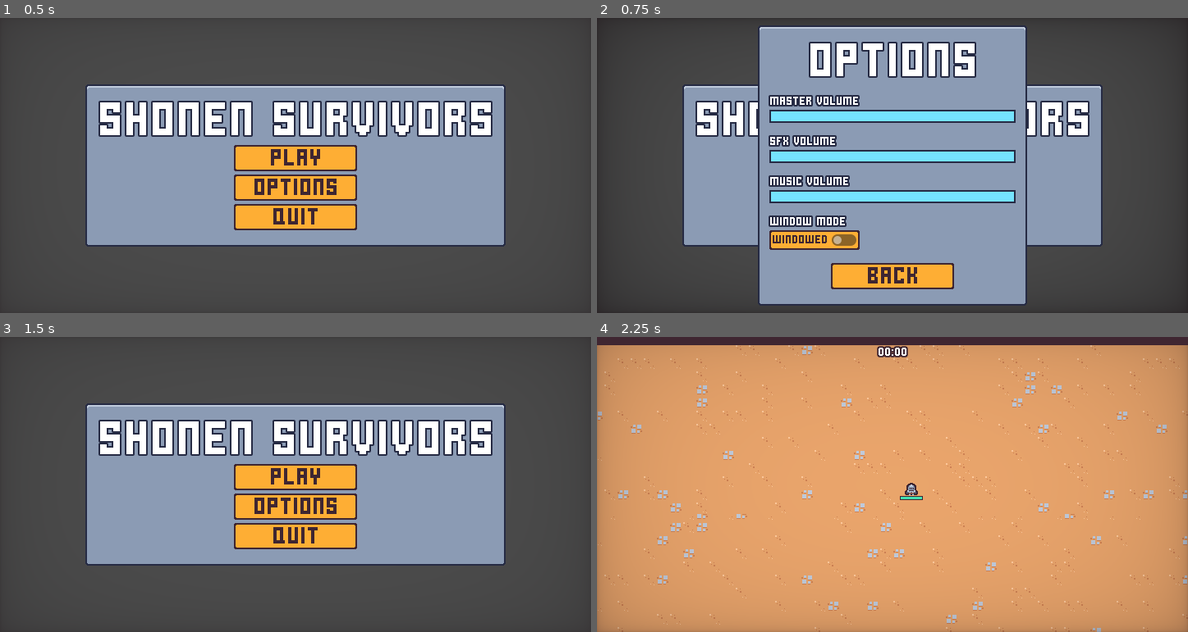
Above: before the commit, frames 1-4 (two rows, left to right).
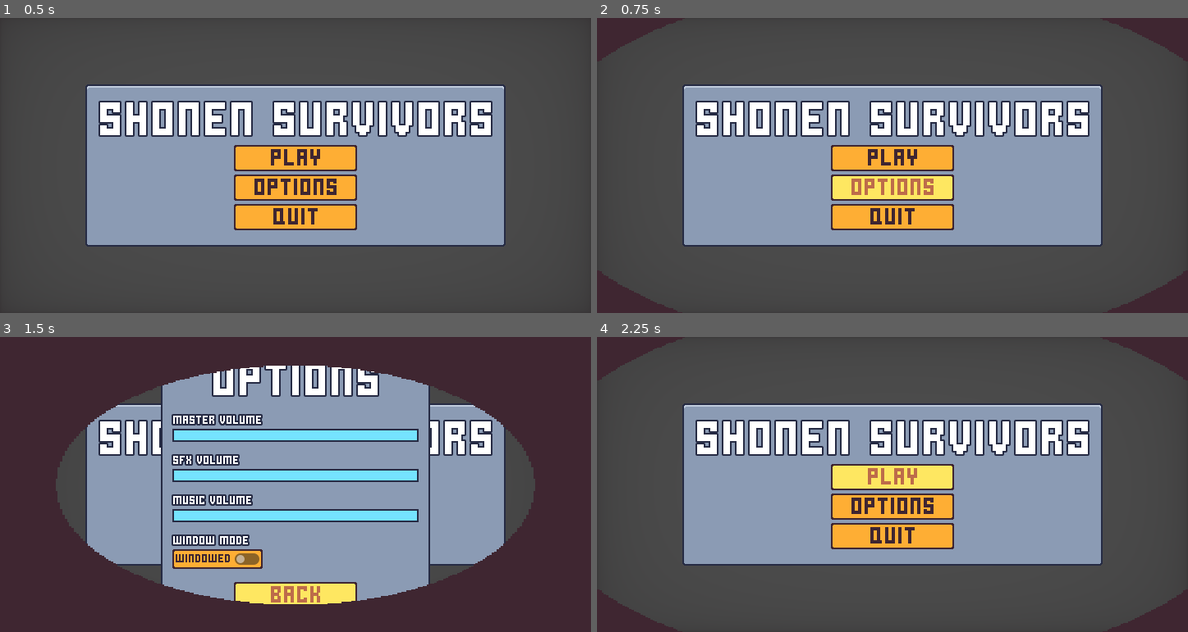
Above: after the commit, the same moments.

Repository: JustinWested/ShonenSurvivors
Game: Godot game, scene res://scenes/ui/main_menu.tscn
Two runs of this game, one before a commit and one after it. Both use one fixed random seed, a clock stepped at 60 frames per second and the inputs below.
Inputs:
- Up to frame 1 (0.5 s): no input
- Up to frame 2 (0.75 s): click "Options" at 0.5 s
- Up to frame 3 (1.5 s): click "Back" at 1.25 s
- Up to frame 4 (2.25 s): click "play" at 2 s

Frame 1 is identical in both runs. In frame 2, 33% of the frame differs, in the area x 27-73%, y 2-98%; in frame 3, 71%; in frame 4, 99%, in the area x 0-100%, y 0-100%.

Commit message:
Meta progression system and menu ui
Built out basic structure of meta progression and changed styling on menu pieces as well as creating pause and main menus.

Diff:
--- a/project.godot
+++ b/project.godot
@@ -12,6 +12,8 @@
 
 config/name="2d Survivors"
 run/main_scene="uid://u5o0yji32q3c"
+config/use_custom_user_dir=true
+config/custom_user_dir_name="Shonen Survivors"
 config/features=PackedStringArray("4.4", "Forward Plus")
 config/icon="res://icon.svg"
 
@@ -19,6 +21,8 @@
 
 GameEvents="*res://scenes/autoload/game_events.tscn"
 MusicPlayer="*res://scenes/autoload/music_player.tscn"
+ScreenTransition="*res://scenes/autoload/screen_transition.tscn"
+MetaProgression="*res://scenes/autoload/meta_progression.tscn"
 
 [debug]
 
--- /dev/null
+++ b/resources/meta_upgrades/experience_gain.tres
@@ -0,0 +1,10 @@
+[gd_resource type="Resource" load_steps=2 format=3 uid="uid://dx2qadt56w7ns"]
+
+[ext_resource type="Script" uid="uid://c4st8x3cmsi5e" path="res://resources/meta_upgrades/meta_upgrade.gd" id="1_j6tqy"]
+
+[resource]
+script = ExtResource("1_j6tqy")
+id = "experience_gain"
+max_qauntity = 1
+title = "Increase Experience"
+description = "Increases experience drop change by 10%"
--- /dev/null
+++ b/resources/meta_upgrades/meta_upgrade.gd
@@ -0,0 +1,7 @@
+extends Resource
+class_name MetaUpgrade
+
+@export var id: String
+@export var max_qauntity: int = 1
+@export var title: String
+@export_multiline var description : String
--- /dev/null
+++ b/scenes/autoload/meta_progression.gd
@@ -0,0 +1,36 @@
+extends Node
+
+const SAVE_FILE_PATH = "user://game.save"
+
+var save_data: Dictionary = {
+	"meta_upgrade_currency": 0,
+	"meta_upgrades": {}
+}
+
+
+func _ready():
+	GameEvents.experience_vial_collected.connect(on_experience_collected)
+	load_save_file()
+
+
+func load_save_file():
+	if !FileAccess.file_exists(SAVE_FILE_PATH):
+		return
+	var file = FileAccess.open(SAVE_FILE_PATH, FileAccess.READ)
+	save_data = file.get_var()
+
+
+func save():
+	var file = FileAccess.open(SAVE_FILE_PATH, FileAccess.WRITE)
+	file.store_var(save_data)
+
+
+func add_meta_upgrade(upgrade: MetaUpgrade):
+	if !save_data["meta_upgrades"].has(upgrade.id):
+		save_data["meta_upgrades"][upgrade.id] = {
+			"quantity": 0
+		}
+	save_data["meta_upgrades"][upgrade.id]["quantity"] += 1
+
+func on_experience_collected(number: float):
+	save_data["meta_upgrade_currency"] += number
--- /dev/null
+++ b/scenes/autoload/meta_progression.tscn
@@ -0,0 +1,6 @@
+[gd_scene load_steps=2 format=3 uid="uid://3u36m720uqwx"]
+
+[ext_resource type="Script" uid="uid://b0sc70j6p5mp0" path="res://scenes/autoload/meta_progression.gd" id="1_owa0y"]
+
+[node name="MetaProgression" type="Node"]
+script = ExtResource("1_owa0y")
--- /dev/null
+++ b/scenes/autoload/screen_transition.gd
@@ -0,0 +1,17 @@
+extends CanvasLayer
+
+signal transitioned_halfway
+
+var skip_emit = false
+
+func transition():
+	$AnimationPlayer.play("default")
+	await transitioned_halfway
+	skip_emit = true
+	$AnimationPlayer.play_backwards("default")
+
+func emit_transitioned_halfway():
+	if skip_emit:
+		skip_emit = false
+		return
+	transitioned_halfway.emit()
--- /dev/null
+++ b/scenes/autoload/screen_transition.gdshader
@@ -0,0 +1,16 @@
+shader_type canvas_item;
+
+uniform vec4 transition_color : source_color;
+uniform sampler2D transition_texture : filter_nearest;
+uniform float percent : hint_range(0.0, 1.0);
+
+
+void fragment() {
+	vec4 transition_texture_color = texture(transition_texture, UV);
+	if (transition_texture_color.r > percent) {
+		COLOR.a = 0.0;
+	}
+	else {
+		COLOR = transition_color;
+	}
+}
--- /dev/null
+++ b/scenes/autoload/screen_transition.tscn
@@ -0,0 +1,82 @@
+[gd_scene load_steps=8 format=3 uid="uid://crkf6uu330j7u"]
+
+[ext_resource type="Script" uid="uid://eyslj0i80hti" path="res://scenes/autoload/screen_transition.gd" id="1_hctam"]
+[ext_resource type="Shader" uid="uid://ungo86wjscg6" path="res://scenes/autoload/screen_transition.gdshader" id="2_pg7gk"]
+[ext_resource type="Texture2D" uid="uid://cy6h0jiliv77s" path="res://scenes/ui/screen_transition.png" id="3_gu3hx"]
+
+[sub_resource type="Animation" id="Animation_csd2v"]
+resource_name = "default"
+length = 0.4
+tracks/0/type = "value"
+tracks/0/imported = false
+tracks/0/enabled = true
+tracks/0/path = NodePath("ColorRect:material:shader_parameter/percent")
+tracks/0/interp = 1
+tracks/0/loop_wrap = true
+tracks/0/keys = {
+"times": PackedFloat32Array(0, 0.4),
+"transitions": PackedFloat32Array(1.93187, 1),
+"update": 0,
+"values": [0.0, 1.0]
+}
+tracks/1/type = "method"
+tracks/1/imported = false
+tracks/1/enabled = true
+tracks/1/path = NodePath(".")
+tracks/1/interp = 1
+tracks/1/loop_wrap = true
+tracks/1/keys = {
+"times": PackedFloat32Array(0.4),
+"transitions": PackedFloat32Array(1),
+"values": [{
+"args": [],
+"method": &"emit_transitioned_halfway"
+}]
+}
+
+[sub_resource type="Animation" id="Animation_nfrhq"]
+length = 0.001
+tracks/0/type = "value"
+tracks/0/imported = false
+tracks/0/enabled = true
+tracks/0/path = NodePath("ColorRect:material:shader_parameter/percent")
+tracks/0/interp = 1
+tracks/0/loop_wrap = true
+tracks/0/keys = {
+"times": PackedFloat32Array(0),
+"transitions": PackedFloat32Array(1),
+"update": 0,
+"values": [0.0]
+}
+
+[sub_resource type="AnimationLibrary" id="AnimationLibrary_jaawj"]
+_data = {
+&"RESET": SubResource("Animation_nfrhq"),
+&"default": SubResource("Animation_csd2v")
+}
+
+[sub_resource type="ShaderMaterial" id="ShaderMaterial_8pl64"]
+shader = ExtResource("2_pg7gk")
+shader_parameter/transition_color = Color(0.247059, 0.14902, 0.192157, 1)
+shader_parameter/transition_texture = ExtResource("3_gu3hx")
+shader_parameter/percent = 0.0
+
+[node name="ScreenTransition" type="CanvasLayer"]
+process_mode = 3
+layer = 5
+script = ExtResource("1_hctam")
+
+[node name="AnimationPlayer" type="AnimationPlayer" parent="."]
+libraries = {
+&"": SubResource("AnimationLibrary_jaawj")
+}
+
+[node name="ColorRect" type="ColorRect" parent="."]
+process_mode = 3
+material = SubResource("ShaderMaterial_8pl64")
+anchors_preset = 15
+anchor_right = 1.0
+anchor_bottom = 1.0
+grow_horizontal = 2
+grow_vertical = 2
+mouse_filter = 2
--- a/scenes/main/main.gd
+++ b/scenes/main/main.gd
@@ -18,3 +18,4 @@
 	var end_screen_instance = end_screen_scene.instantiate()
 	add_child(end_screen_instance)
 	end_screen_instance.set_defeat()
+	MetaProgression.save()
--- a/scenes/manager/arena_time_manager.gd
+++ b/scenes/manager/arena_time_manager.gd
@@ -26,3 +26,4 @@
 	var end_screen_instance = end_screen_scene.instantiate()
 	add_child(end_screen_instance)
 	end_screen_instance.play_jingle()
+	MetaProgression.save()
--- a/scenes/ui/end_screen.gd
+++ b/scenes/ui/end_screen.gd
@@ -26,9 +26,13 @@
 		$VictoryStreamPlayer.play()
 
 func on_restart_button_pressed():
+	ScreenTransition.transition()
+	await ScreenTransition.transitioned_halfway
 	get_tree().paused = false
 	get_tree().change_scene_to_file("res://scenes/main/main.tscn")
 
 func on_quit_button_pressed():
+	ScreenTransition.transition()
+	await ScreenTransition.transitioned_halfway
 	get_tree().paused = false
 	get_tree().change_scene_to_file("res://scenes/ui/main_menu.tscn")
--- a/scenes/ui/main_menu.gd
+++ b/scenes/ui/main_menu.gd
@@ -10,9 +10,13 @@
 
 
 func on_play_pressed():
+	ScreenTransition.transition()
+	await ScreenTransition.transitioned_halfway
 	get_tree().change_scene_to_file("res://scenes/main/main.tscn")
 
 func on_options_pressed():
+	ScreenTransition.transition()
+	await ScreenTransition.transitioned_halfway
 	var options_instance = options_scene.instantiate()
 	add_child(options_instance)
 	options_instance.back_pressed.connect(on_options_closed.bind(options_instance))
--- /dev/null
+++ b/scenes/ui/meta_upgrade_card.gd
@@ -0,0 +1,49 @@
+extends PanelContainer
+
+signal selected
+
+@onready var name_label: Label = $%NameLabel
+@onready var description_label: Label = $%DescriptionLabel
+
+var disabled = false
+
+func _ready():
+	gui_input.connect(on_gui_input)
+	mouse_entered.connect(on_mouse_entered)
+	mouse_exited.connect(on_mouse_exited)
+
+
+func play_in(delay: float = 0):
+	modulate = Color.TRANSPARENT
+	await get_tree().create_timer(delay).timeout
+	$AnimationPlayer.play("in")
+
+
+func select_card():
+	disabled = true
+	$AnimationPlayer.play("selected")
+
+	await $AnimationPlayer.animation_finished
+	selected.emit()
+
+
+func set_meta_upgrade(upgrade: MetaUpgrade):
+	name_label.text = upgrade.name
+	description_label.text = upgrade.description
+
+func on_gui_input(event: InputEvent):
+	if disabled:
+		return
+
+	if event.is_action_pressed("left_click"):
+		select_card()
+
+func on_mouse_entered():
+	if disabled == true:
+		print("disabled is true")
+		return
+	$HoverAnimationPlayer.play("hover")
+
+func on_mouse_exited():
+
+	$HoverAnimationPlayer.play("RESET")
--- /dev/null
+++ b/scenes/ui/meta_upgrade_card.tscn
@@ -0,0 +1,305 @@
+[gd_scene load_steps=20 format=3 uid="uid://ccxf85nn4odlp"]
+
+[ext_resource type="Script" uid="uid://cxciyq8u13gj" path="res://scenes/ui/meta_upgrade_card.gd" id="1_f8fol"]
+[ext_resource type="AudioStream" uid="uid://bt2w0fn46o8bf" path="res://assets/audio/switch1.ogg" id="2_f8fol"]
+[ext_resource type="AudioStream" uid="uid://cwff73l1ic0nv" path="res://assets/audio/switch2.ogg" id="3_egsc2"]
+[ext_resource type="AudioStream" uid="uid://d2kkb2qxabgrh" path="res://assets/audio/switch3.ogg" id="4_v8h0w"]
+[ext_resource type="AudioStream" uid="uid://cg5irbeixu0y0" path="res://assets/audio/switch4.ogg" id="5_ffre1"]
+[ext_resource type="AudioStream" uid="uid://dbv0lj81xnetk" path="res://assets/audio/switch5.ogg" id="6_rs261"]
+[ext_resource type="Texture2D" uid="uid://ddw5ummrmjbkd" path="res://scenes/game_object/experience_vial/experience_vial.png" id="7_egsc2"]
+
+[sub_resource type="Animation" id="Animation_m44y0"]
+length = 0.001
+tracks/0/type = "value"
+tracks/0/imported = false
+tracks/0/enabled = true
+tracks/0/path = NodePath(".:scale")
+tracks/0/interp = 1
+tracks/0/loop_wrap = true
+tracks/0/keys = {
+"times": PackedFloat32Array(0),
+"transitions": PackedFloat32Array(1),
+"update": 0,
+"values": [Vector2(1, 1)]
+}
+tracks/1/type = "value"
+tracks/1/imported = false
+tracks/1/enabled = true
+tracks/1/path = NodePath(".:modulate")
+tracks/1/interp = 1
+tracks/1/loop_wrap = true
+tracks/1/keys = {
+"times": PackedFloat32Array(0),
+"transitions": PackedFloat32Array(1),
+"update": 0,
+"values": [Color(1, 1, 1, 1)]
+}
+tracks/2/type = "bezier"
+tracks/2/imported = false
+tracks/2/enabled = true
+tracks/2/path = NodePath(".:position:y")
+tracks/2/interp = 1
+tracks/2/loop_wrap = true
+tracks/2/keys = {
+"handle_modes": PackedInt32Array(0),
+"points": PackedFloat32Array(0, -0.2, 0, 0.2, 0),
+"times": PackedFloat32Array(0)
+}
+
+[sub_resource type="Animation" id="Animation_jntrk"]
+resource_name = "discard"
+length = 0.4
+step = 0.05
+tracks/0/type = "bezier"
+tracks/0/imported = false
+tracks/0/enabled = true
+tracks/0/path = NodePath(".:position:y")
+tracks/0/interp = 1
+tracks/0/loop_wrap = true
+tracks/0/keys = {
+"handle_modes": PackedInt32Array(0, 0, 0, 0),
+"points": PackedFloat32Array(0, -0.2, 0, 0, -358, 58, -0.2, 0, 0.2, 0, -900, -0.2, 0, 0.2, 0, -900, -0.2, 0, 0.2, 0),
+"times": PackedFloat32Array(0, 0.1, 0.399422, 0.4)
+}
+
+[sub_resource type="Animation" id="Animation_8ur3e"]
+resource_name = "in"
+length = 0.4
+step = 0.05
+tracks/0/type = "value"
+tracks/0/imported = false
+tracks/0/enabled = true
+tracks/0/path = NodePath(".:scale")
+tracks/0/interp = 2
+tracks/0/loop_wrap = true
+tracks/0/keys = {
+"times": PackedFloat32Array(0, 0.15, 0.4),
+"transitions": PackedFloat32Array(1, 1, 1),
+"update": 0,
+"values": [Vector2(0, 0), Vector2(1.3, 1.3), Vector2(1, 1)]
+}
+tracks/1/type = "value"
+tracks/1/imported = false
+tracks/1/enabled = true
+tracks/1/path = NodePath(".:modulate")
+tracks/1/interp = 1
+tracks/1/loop_wrap = true
+tracks/1/keys = {
+"times": PackedFloat32Array(0),
+"transitions": PackedFloat32Array(1),
+"update": 0,
+"values": [Color(1, 1, 1, 1)]
+}
+
+[sub_resource type="Animation" id="Animation_rxqlh"]
+resource_name = "selected"
+length = 0.4
+step = 0.05
+tracks/0/type = "value"
+tracks/0/imported = false
+tracks/0/enabled = true
+tracks/0/path = NodePath(".:scale")
+tracks/0/interp = 1
+tracks/0/loop_wrap = true
+tracks/0/keys = {
+"times": PackedFloat32Array(0, 0.05, 0.4),
+"transitions": PackedFloat32Array(1, 2, 1),
+"update": 0,
+"values": [Vector2(1, 1), Vector2(1.2, 1.2), Vector2(0, 0)]
+}
+tracks/1/type = "method"
+tracks/1/imported = false
+tracks/1/enabled = true
+tracks/1/path = NodePath("ClickPlayer2D")
+tracks/1/interp = 1
+tracks/1/loop_wrap = true
+tracks/1/keys = {
+"times": PackedFloat32Array(0),
+"transitions": PackedFloat32Array(1),
+"values": [{
+"args": [0.0],
+"method": &"play"
+}]
+}
+
+[sub_resource type="AnimationLibrary" id="AnimationLibrary_c4j7u"]
+_data = {
+&"RESET": SubResource("Animation_m44y0"),
+&"discard": SubResource("Animation_jntrk"),
+&"in": SubResource("Animation_8ur3e"),
+&"selected": SubResource("Animation_rxqlh")
+}
+
+[sub_resource type="Animation" id="Animation_uhqci"]
+length = 0.001
+tracks/0/type = "value"
+tracks/0/imported = false
+tracks/0/enabled = true
+tracks/0/path = NodePath(".:rotation")
+tracks/0/interp = 1
+tracks/0/loop_wrap = true
+tracks/0/keys = {
+"times": PackedFloat32Array(0),
+"transitions": PackedFloat32Array(1),
+"update": 0,
+"values": [0.0]
+}
+
+[sub_resource type="Animation" id="Animation_c4j7u"]
+resource_name = "hover"
+length = 0.9
+loop_mode = 1
+step = 0.05
+tracks/0/type = "value"
+tracks/0/imported = false
+tracks/0/enabled = true
+tracks/0/path = NodePath(".:rotation")
+tracks/0/interp = 1
+tracks/0/loop_wrap = true
+tracks/0/keys = {
+"times": PackedFloat32Array(0, 0.301307, 0.600571, 0.899835),
+"transitions": PackedFloat32Array(1, 1, 1, 1),
+"update": 0,
+"values": [0.0, 0.0349066, -0.0349066, -1.92122e-05]
+}
+tracks/1/type = "method"
+tracks/1/imported = false
+tracks/1/enabled = true
+tracks/1/path = NodePath("HoverPlayer2D")
+tracks/1/interp = 1
+tracks/1/loop_wrap = true
+tracks/1/keys = {
+"times": PackedFloat32Array(0),
+"transitions": PackedFloat32Array(1),
+"values": [{
+"args": [0.0],
+"method": &"play"
+}]
+}
+
+[sub_resource type="AnimationLibrary" id="AnimationLibrary_rxqlh"]
+_data = {
+&"RESET": SubResource("Animation_uhqci"),
+&"hover": SubResource("Animation_c4j7u")
+}
+
+[sub_resource type="AudioStreamRandomizer" id="AudioStreamRandomizer_pc0nf"]
+random_pitch = 1.13
+streams_count = 5
+stream_0/stream = ExtResource("2_f8fol")
+stream_1/stream = ExtResource("3_egsc2")
+stream_2/stream = ExtResource("4_v8h0w")
+stream_3/stream = ExtResource("5_ffre1")
+stream_4/stream = ExtResource("6_rs261")
+
+[sub_resource type="LabelSettings" id="LabelSettings_8ur3e"]
+outline_size = 16
+outline_color = Color(0.14902, 0.168627, 0.266667, 1)
+
+[sub_resource type="LabelSettings" id="LabelSettings_m44y0"]
+outline_size = 8
+outline_color = Color(0.14902, 0.168627, 0.266667, 1)
+
+[sub_resource type="StyleBoxFlat" id="StyleBoxFlat_v8h0w"]
+content_margin_top = 5.0
+content_margin_bottom = 5.0
+bg_color = Color(0.596576, 0.633619, 0.793728, 1)
+border_width_left = 2
+border_width_top = 2
+border_width_right = 2
+border_width_bottom = 2
+border_color = Color(0.247059, 0.14902, 0.192157, 1)
+
+[node name="MetaUpgradeCard" type="PanelContainer" groups=["upgrade_card"]]
+process_mode = 3
+custom_minimum_size = Vector2(150, 150)
+offset_right = 150.0
+offset_bottom = 184.0
+pivot_offset = Vector2(75, 83.5)
+mouse_filter = 1
+script = ExtResource("1_f8fol")
+
+[node name="AnimationPlayer" type="AnimationPlayer" parent="."]
+libraries = {
+&"": SubResource("AnimationLibrary_c4j7u")
+}
+
+[node name="HoverAnimationPlayer" type="AnimationPlayer" parent="."]
+libraries = {
+&"": SubResource("AnimationLibrary_rxqlh")
+}
+
+[node name="HoverPlayer2D" type="AudioStreamPlayer2D" parent="."]
+stream = SubResource("AudioStreamRandomizer_pc0nf")
+volume_db = -15.0
+bus = &"sfx"
+
+[node name="ClickPlayer2D" type="AudioStreamPlayer2D" parent="."]
+stream = SubResource("AudioStreamRandomizer_pc0nf")
+volume_db = -15.0
+bus = &"sfx"
+
+[node name="MarginContainer" type="MarginContainer" parent="."]
+custom_minimum_size = Vector2(0, 120)
+layout_mode = 2
+mouse_filter = 2
+theme_override_constants/margin_left = 8
+theme_override_constants/margin_right = 8
+
+[node name="VBoxContainer" type="VBoxContainer" parent="MarginContainer"]
+process_mode = 3
+custom_minimum_size = Vector2(0, 60)
+layout_mode = 2
+mouse_filter = 2
+
+[node name="NameLabel" type="Label" parent="MarginContainer/VBoxContainer"]
+unique_name_in_owner = true
+layout_mode = 2
+theme_override_colors/font_outline_color = Color(0.14902, 0.168627, 0.266667, 1)
+text = "Test"
+label_settings = SubResource("LabelSettings_8ur3e")
+horizontal_alignment = 1
+
+[node name="MarginContainer" type="MarginContainer" parent="MarginContainer/VBoxContainer"]
+custom_minimum_size = Vector2(2, 0)
+layout_mode = 2
+mouse_filter = 2
+
+[node name="ColorRect" type="ColorRect" parent="MarginContainer/VBoxContainer/MarginContainer"]
+custom_minimum_size = Vector2(3.45, 3.35)
+layout_mode = 2
+mouse_filter = 2
+
+[node name="DescriptionLabel" type="Label" parent="MarginContainer/VBoxContainer"]
+unique_name_in_owner = true
+custom_minimum_size = Vector2(0, 80)
+layout_mode = 2
+text = "This is a description for the ability written here"
+label_settings = SubResource("LabelSettings_m44y0")
+autowrap_mode = 2
+
+[node name="HBoxContainer" type="HBoxContainer" parent="MarginContainer/VBoxContainer"]
+layout_mode = 2
+theme_override_constants/separation = -2
+
+[node name="TextureRect" type="TextureRect" parent="MarginContainer/VBoxContainer/HBoxContainer"]
+layout_mode = 2
+texture = ExtResource("7_egsc2")
+
+[node name="Label" type="Label" parent="MarginContainer/VBoxContainer/HBoxContainer"]
+layout_mode = 2
+size_flags_vertical = 8
+theme_type_variation = &"BlueOutlineLabel"
+text = "50/200"
+
+[node name="ProgressBar" type="ProgressBar" parent="MarginContainer/VBoxContainer"]
+layout_mode = 2
+theme_override_styles/fill = SubResource("StyleBoxFlat_v8h0w")
+max_value = 1.0
+value = 0.5
+show_percentage = false
+
+[node name="PurchaseButton" type="Button" parent="MarginContainer/VBoxContainer"]
+unique_name_in_owner = true
+layout_mode = 2
+text = "Purchase"
--- a/scenes/ui/options_menu.gd
+++ b/scenes/ui/options_menu.gd
@@ -54,4 +54,6 @@
 	$%AudioStreamPlayer.play()
 
 func on_back_pressed():
+	ScreenTransition.transition()
+	await ScreenTransition.transitioned_halfway
 	back_pressed.emit()
--- a/scenes/ui/pause_menu.gd
+++ b/scenes/ui/pause_menu.gd
@@ -35,6 +35,8 @@
 
 
 func on_options_pressed():
+	ScreenTransition.transition()
+	await ScreenTransition.transitioned_halfway
 	var options_instance = options_scene.instantiate()
 	add_child(options_instance)
 	options_instance.back_pressed.connect(on_options_closed.bind(options_instance))
@@ -47,3 +49,4 @@
 	var end_screen_instance = end_screen_scene.instantiate()
 	add_child(end_screen_instance)
 	end_screen_instance.set_defeat()
+	MetaProgression.save()
Not shown, added: resources/meta_upgrades/meta_upgrade.gd.uid
Not shown, added: scenes/autoload/meta_progression.gd.uid
Not shown, added: scenes/autoload/screen_transition.gd.uid
Not shown, added: scenes/autoload/screen_transition.gdshader.uid
Not shown, added: scenes/ui/meta_upgrade_card.gd.uid
Binary file added: scenes/ui/screen_transition.png
